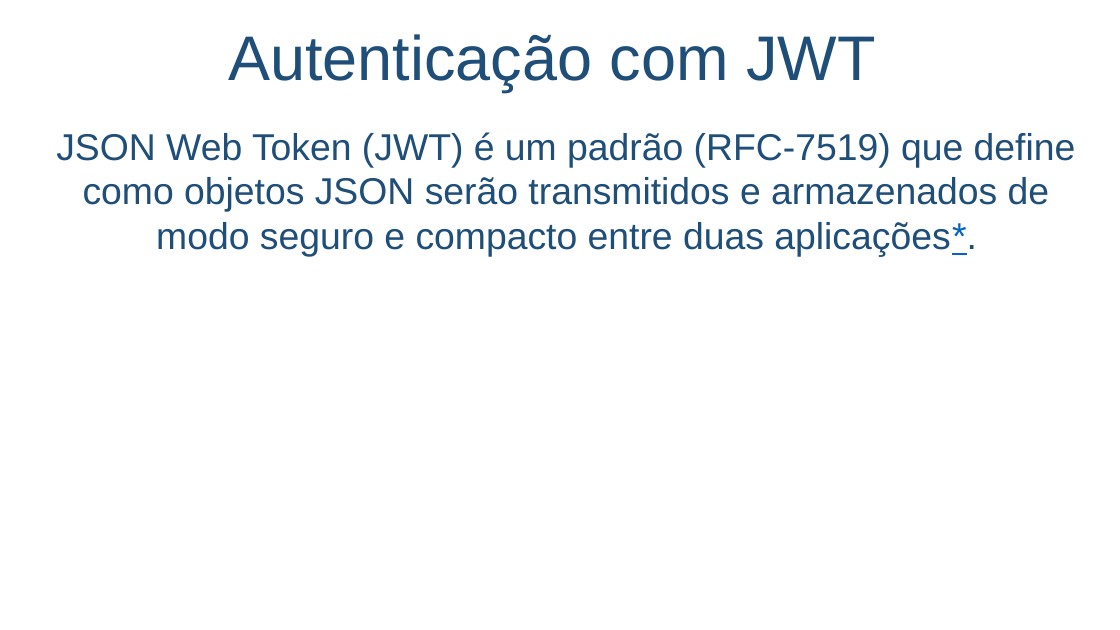
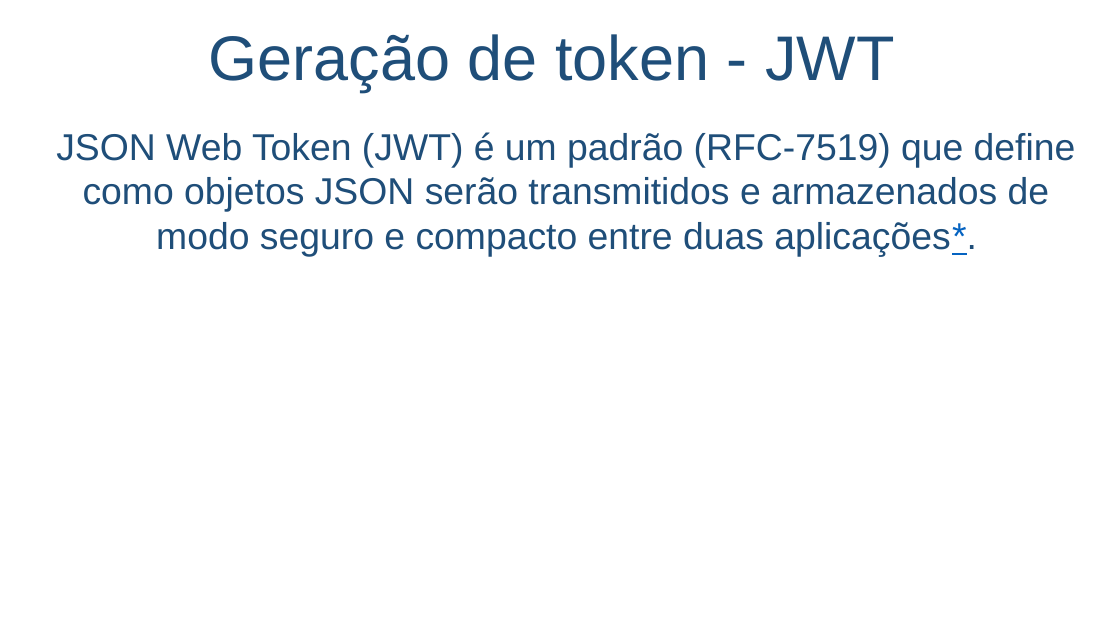
Before and after one commit to salmo-jr/public-slides, a slide deck: slide 66 of node-js.pptx (slide 64 before the commit). Drawn at 1120x630 pixels with LibreOffice and Linux fonts; fonts in the diff are those of the drawing; background and template pictures are left out. Boxes give left, top, right and bottom in pixels: in the first picture for what was removed or moved away, otherwise in the second. Text is boxed around its words. In the diff, an @@ line names an element or a change of style, - is before the commit and + after.

Commit message:
adds slides about authentication by token

```diff
--- a/node-js.pptx
+++ b/node-js.pptx
@@ text at [209,34,894,91]: text changed @@
-Autenticação com JWT
+Geração de token - JWT
```
Also in this commit, not shown: 1 other slide changed, 7 slides added, 1 slide removed.
